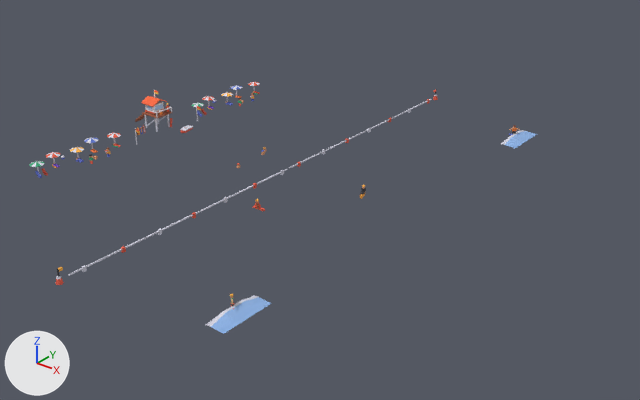
Before and after pictures for a commit that changed the glTF model public/assets/toycar/set-lifeguard-tower.glb.
Before and after are seen from a camera (50 mm lens) standing at (39.5, -33.5, 19.7) and looking at (10.6, 2.6, -2.7). The lights are fixed; the arrows at lower left show +X, +Y and +Z. The picture after the commit comes second. Where no turn or scale is listed for an object, it has been applied to the vertices.

The first picture shows 'anim_bob:h=0.05:p=2.9#swimmer0', 'anim_bob:h=0.08:p=3.4#sit', 'anim_bob:h=0.1:p=2.6#f0', 'anim_bob:h=0.1:p=3.1#f1', 'anim_path:c=patrol:p=40:f=1+bob:h=0.03:p=1.7#rescue', 'anim_path:c=surf0:p=14:o=0.0:f=2#surf0', 'anim_path:c=surf1:p=14:o=0.5:f=2#surf1', 'anim_sway:a=z:d=20:p=3.1+bob:h=0.12:p=3.1#m0', 'anim_sway:a=z:d=20:p=3.1+bob:h=0.12:p=3.1#m1', 'beach_b', 'tower' and 1 more.
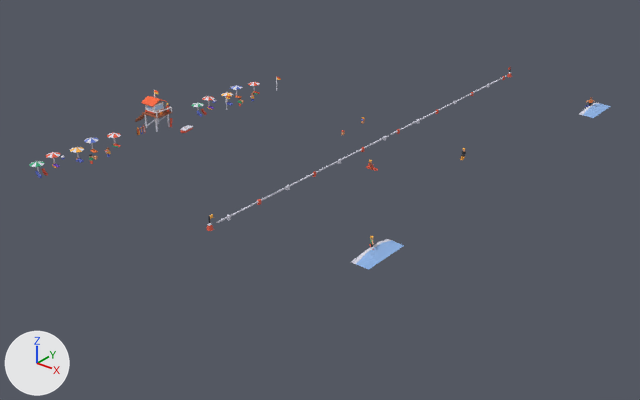
The change, as JSON lines over the scene's bpy script:
```json
{"op": "set", "path": "ob_anim_bob_h_0_1_p_2_6_f0.location", "old": "(10.5, 7.3, 0.14)", "new": "(12.0, 14.8, 0.14)"}
{"op": "set", "path": "ob_anim_bob_h_0_1_p_3_1_f1.location", "old": "(10.5, -7.3, 0.14)", "new": "(12.0, 0.2, 0.14)"}
{"op": "set", "path": "ob_anim_bob_h_0_05_p_2_9_swimmer0.location", "old": "(7.7, 1.2, 0.0)", "new": "(9.2, 8.7, 0.0)"}
{"op": "set", "path": "ob_anim_bob_h_0_08_p_3_4_sit.location", "old": "(15.5, 0.0, 0.14)", "new": "(17.0, 7.5, 0.14)"}
{"op": "set", "path": "ob_anim_path_c_patrol_p_40_f_1_bob_h_0_03_p_1_7_rescue.location", "old": "(12.4, -4.5, 0.06)", "new": "(13.9, 3.0, 0.06)"}
{"op": "set", "path": "ob_anim_path_c_surf0_p_14_o_0_0_f_2_surf0.location", "old": "(17.9, 12.0, 0.0)", "new": "(19.4, 19.5, 0.0)"}
{"op": "set", "path": "ob_anim_path_c_surf1_p_14_o_0_5_f_2_surf1.location", "old": "(17.9, -12.0, 0.0)", "new": "(19.4, -4.5, 0.0)"}
{"op": "set", "path": "ob_anim_sway_a_z_d_20_p_3_1_bob_h_0_12_p_3_1_m0.location", "old": "(10.5, 15.0, 0.0)", "new": "(12.0, 22.5, 0.0)"}
{"op": "set", "path": "ob_anim_sway_a_z_d_20_p_3_1_bob_h_0_12_p_3_1_m1.location", "old": "(10.5, -15.0, 0.0)", "new": "(12.0, -7.5, 0.0)"}
```

Pixel boxes (x1, y1, x2, y2) of what changed, in the pictures (640 x 400 px):
```json
{"object": "anim_path:c=surf1:p=14:o=0.5:f=2#surf1", "change": "moved", "before": [206, 294, 271, 334], "after": [351, 236, 404, 270]}
{"object": "anim_bob:h=0.1:p=3.1#f1", "change": "moved", "before": [68, 169, 288, 276], "after": [217, 135, 389, 223]}
{"object": "anim_path:c=surf0:p=14:o=0.0:f=2#surf0", "change": "moved", "before": [500, 125, 537, 148], "after": [578, 97, 611, 118]}
{"object": "anim_bob:h=0.1:p=2.6#f0", "change": "moved", "before": [289, 99, 432, 168], "after": [390, 76, 506, 135]}
{"object": "anim_sway:a=z:d=20:p=3.1+bob:h=0.12:p=3.1#m1", "change": "moved", "before": [56, 267, 64, 285], "after": [206, 214, 213, 231]}
{"object": "anim_path:c=patrol:p=40:f=1+bob:h=0.03:p=1.7#rescue", "change": "moved", "before": [253, 199, 265, 211], "after": [366, 160, 378, 171]}
{"object": "anim_bob:h=0.08:p=3.4#sit", "change": "moved", "before": [360, 185, 366, 199], "after": [461, 148, 466, 160]}
{"object": "anim_sway:a=z:d=20:p=3.1+bob:h=0.12:p=3.1#m0", "change": "moved", "before": [433, 89, 438, 100], "after": [507, 67, 512, 77]}
{"object": "anim_bob:h=0.05:p=2.9#swimmer0", "change": "moved", "before": [261, 147, 267, 155], "after": [361, 117, 365, 124]}
```
